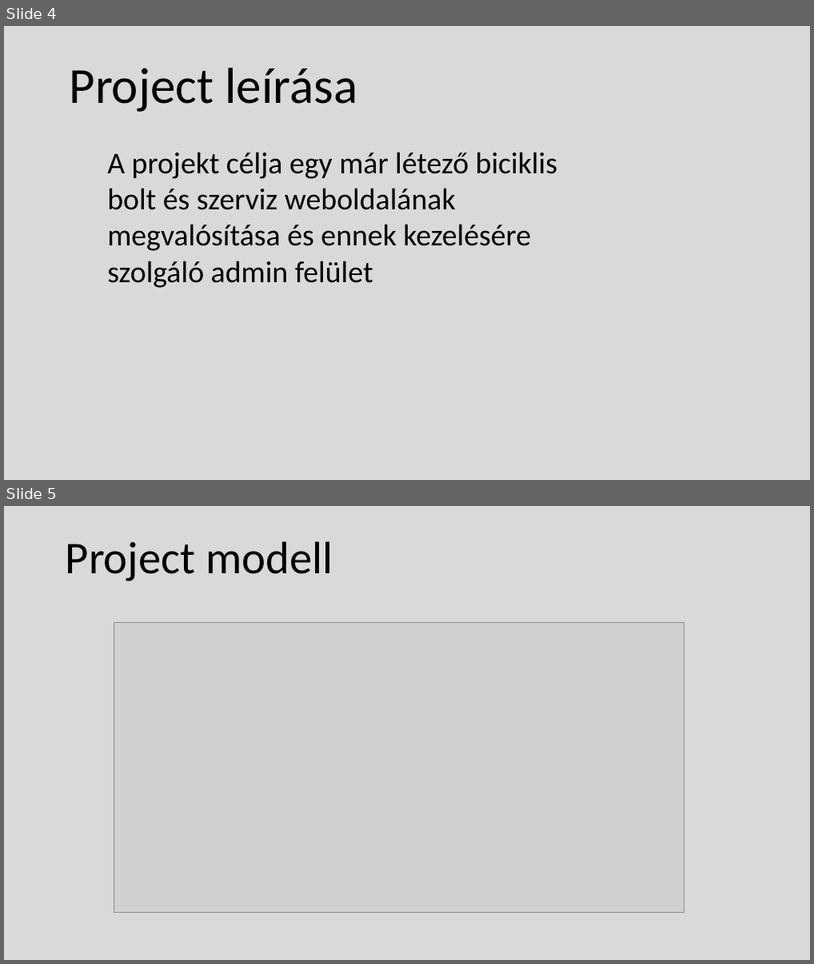
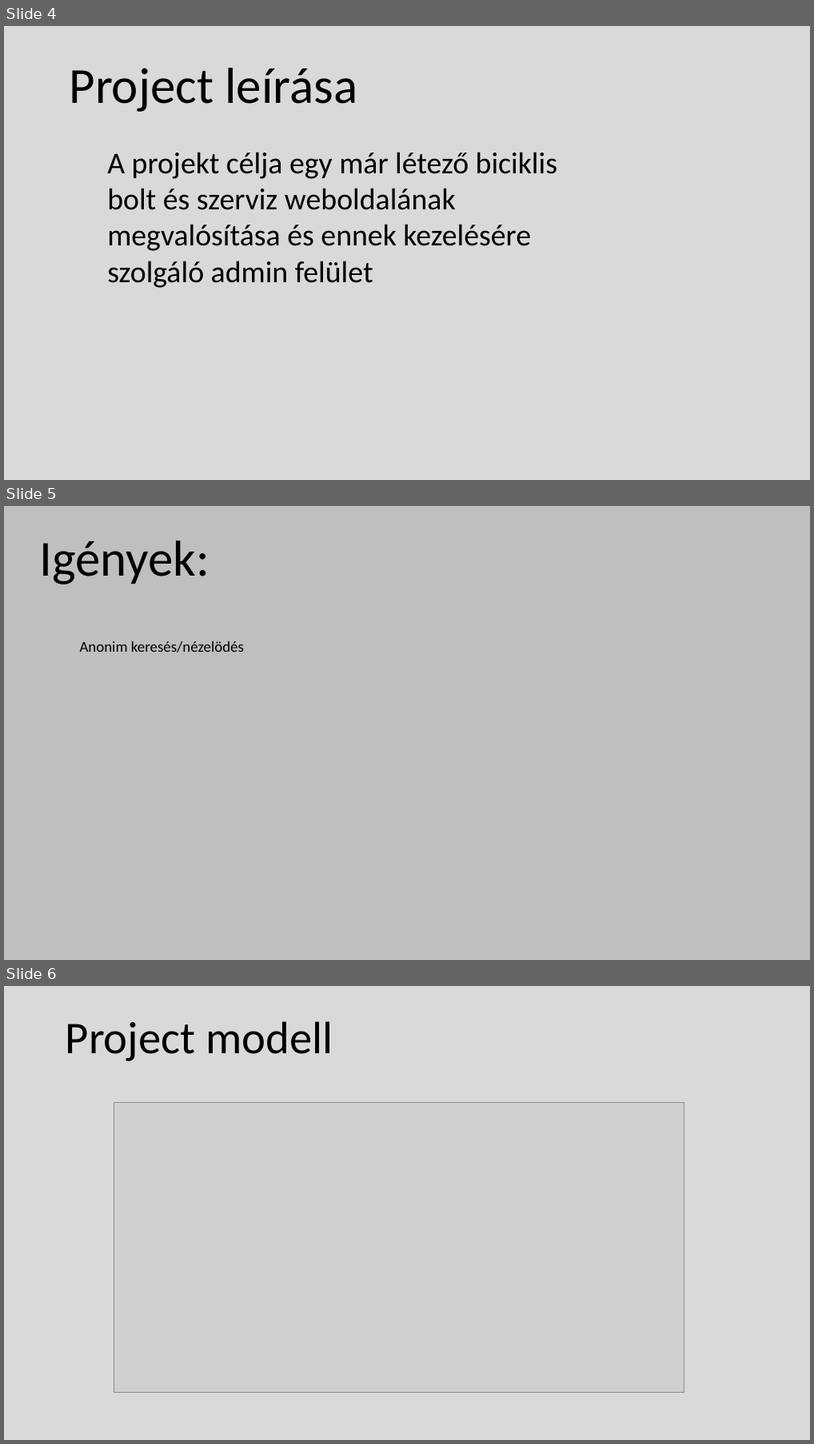
Before and after one commit to PlesovszkiIstvan/TMTK_enjoyer_vizsgaremek, a slide deck: Dokumentáciok/ISABIKE.pptx. Shown one above the other, each under a label of ours: slides 4 and 5 before the commit, slides 4, 5 and 6 after it. The pictures are 814x964 and 814x1444 pixels, drawn with LibreOffice and Linux fonts; fonts in the diff are those of the drawing; grey boxes stand for pictures. Boxes give left, top, right and bottom in pixels: in the first picture for what was removed or moved away, otherwise in the second. Text is boxed around its words. In the diff, an @@ line names an element or a change of style, - is before the commit and + after.

```diff
--- a/Dokumentáciok/ISABIKE.pptx
+++ b/Dokumentáciok/ISABIKE.pptx
@@ slide 5 added at (4, 506, 810, 960), background #BFBFBF @@
@@ text added at (39, 540, 210, 584), 60 pt, text #000000 @@
+Igények:
@@ text added at (80, 641, 244, 652), 18 pt, text #000000 @@
+Anonim keresés/nézelödés
@@ what was slide 5 is now slide 6 @@
```
Also in this commit, not shown: 2 slides changed, 2 other slides added, 2 slides removed.
